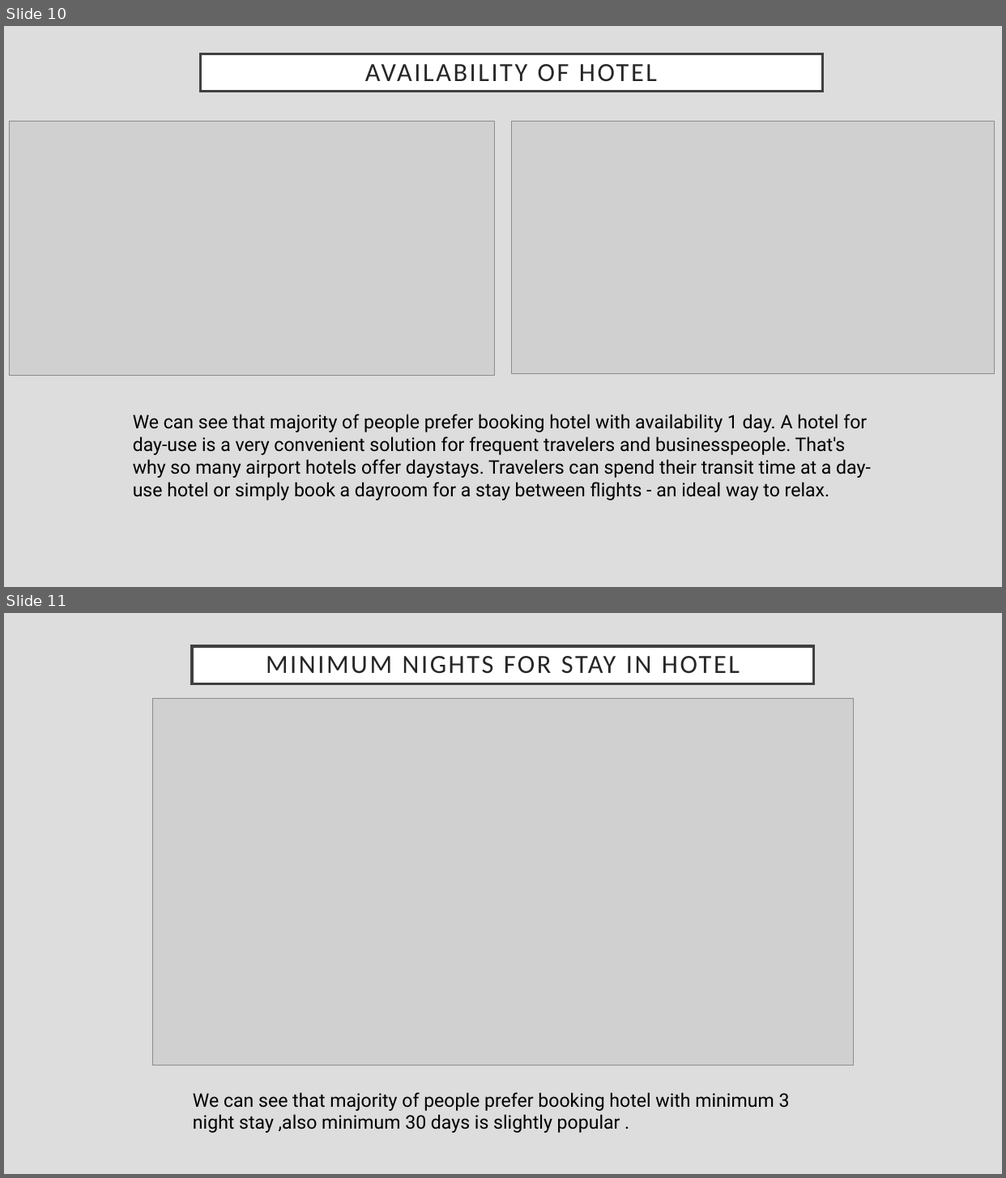
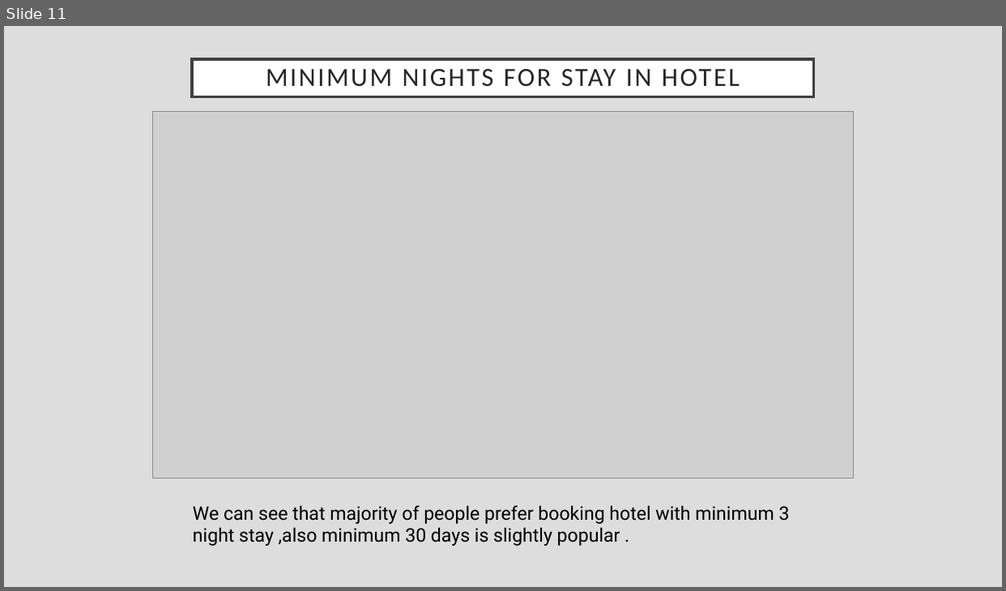
Before and after one commit to ayushambhore/Airbnb-EDA, a slide deck: presentation-EDA-aribnb.pptx. Shown one above the other, each under a label of ours: slides 10 and 11 before the commit, slide 11 after it. The pictures are 1006x1178 and 1006x591 pixels, drawn with LibreOffice and Linux fonts; fonts in the diff are those of the drawing; grey boxes stand for pictures. Boxes give left, top, right and bottom in pixels: in the first picture for what was removed or moved away, otherwise in the second. Text is boxed around its words. In the diff, an @@ line names an element or a change of style, - is before the commit and + after.

```diff
--- a/presentation-EDA-aribnb.pptx
+++ b/presentation-EDA-aribnb.pptx
@@ slide 10 removed at (4,26,1002,587), background #DDDDDD @@
@@ title removed at (200,54,822,91) @@
-AVAILABILITY OF HOTEL
@@ picture removed at (9,121,494,376) @@
@@ picture removed at (512,121,995,375) @@
@@ text removed at (133,414,871,501) @@
-We can see that majority of people prefer booking hotel with availability 1 day. A hotel for day-use is a very convenient solution for frequent travelers and businesspeople. That's why so many airport hotels offer daystays. Travelers can spend their transit time at a day-use hotel or simply book a dayroom for a stay between flights - an ideal way to relax.
```
Also in this commit, not shown: 3 slides changed, 1 slide added.
